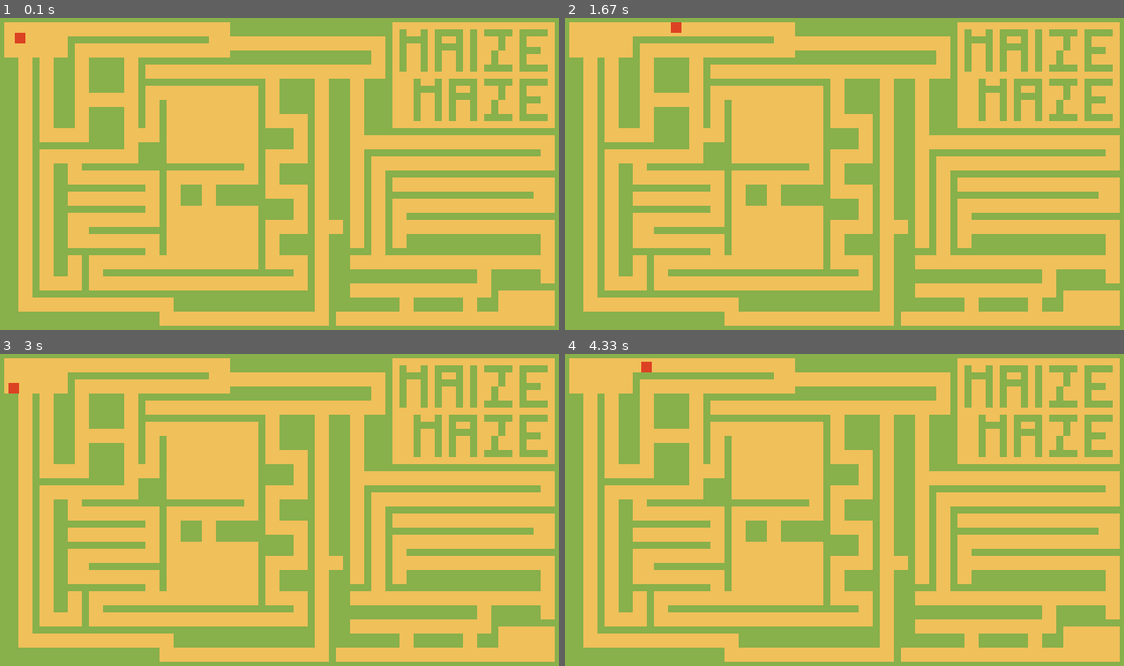
Above: before the commit, frames 1-4 (two rows, left to right).
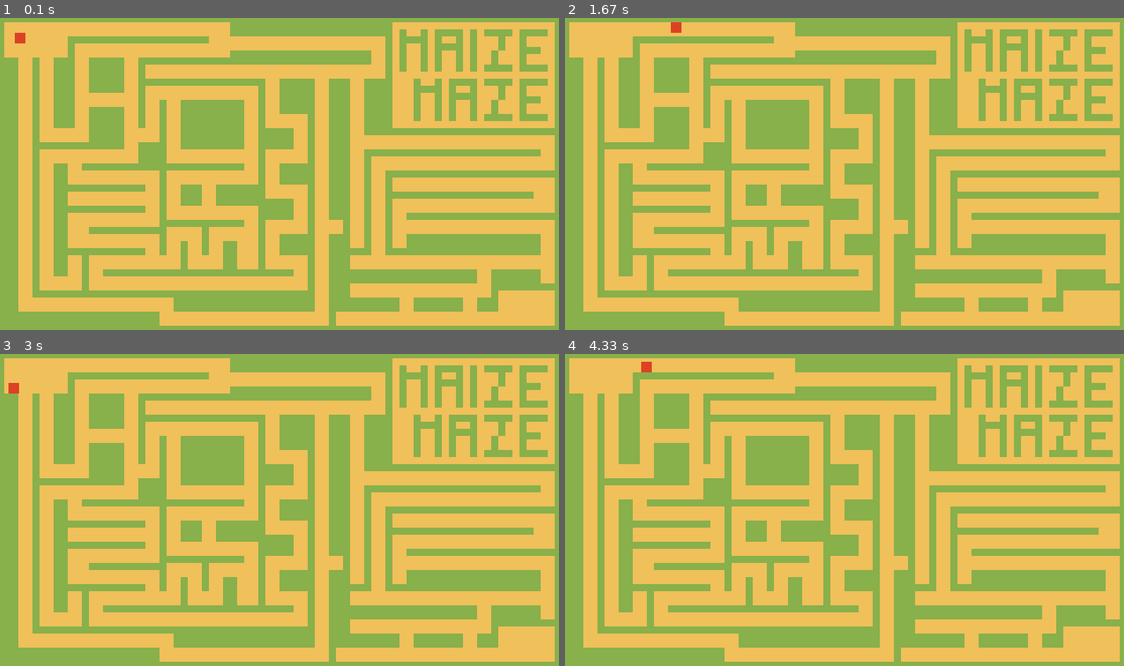
Above: after the commit, the same moments.

Repository: UCHMS19-20/final-project-wfelcone
Game: pygame game, started from src/game_here.py
Two runs of this game, one before a commit and one after it. Both use one fixed random seed, a clock stepped at 60 frames per second and the inputs below.
Inputs:
- Up to frame 1 (0.1 s): no input
- Up to frame 2 (1.67 s): hold Right 0.33-0.8 s; hold Up 0.83-1.13 s; hold Right 1.17-1.63 s
- Up to frame 3 (3 s): hold Left 1.67-2.2 s; hold Down 2.23-2.53 s; hold Left 2.57-2.97 s
- Up to frame 4 (4.33 s): hold Up 3-3.37 s; hold Right 3.4-4.03 s; hold Down from 4.07 s (still down)

The runs differ from the first frame. In frame 1, 2.6% of the frame differs, in the area x 29-44%, y 26-81%; in frame 2, 2.6%; in frame 3, 2.6%; in frame 4, 2.6%.

Commit message:
finished map

Diff:
--- a/src/game_here.py
+++ b/src/game_here.py
@@ -4,10 +4,8 @@
 # -- Global constants
 
 # Colors
-classic_blue = (15, 76, 129)
 tangerine_tango = (221, 65, 36)
 greenery = (136, 176, 75)
-serenity = (176, 205, 223)
 mimosa = (240, 192, 90)
 
 # Screen dimensions
@@ -20,7 +18,6 @@
 
 pygame.display.set_caption('Maize Maze™ by Kojima Productions')
 
-clock = pygame.time.Clock()
 
 class Player(pygame.sprite.Sprite):
     """ This class represents the bar at the bottom that the player
@@ -79,6 +76,7 @@
         self.rect.y = y
         self.rect.x = x
 
+
 all_sprite_list = pygame.sprite.Group()
 
 wall_list = pygame.sprite.Group()
@@ -342,6 +340,26 @@
 all_sprite_list.add(wall)
 
 wall = Wall(100, 270, 110, 10)
+wall_list.add(wall)
+all_sprite_list.add(wall)
+
+wall = Wall(240, 290, 110, 10)
+wall_list.add(wall)
+all_sprite_list.add(wall)
+
+wall = Wall(260, 320, 10, 40)
+wall_list.add(wall)
+all_sprite_list.add(wall)
+
+wall = Wall(290, 300, 10, 40)
+wall_list.add(wall)
+all_sprite_list.add(wall)
+
+wall = Wall(320, 320, 20, 40)
+wall_list.add(wall)
+all_sprite_list.add(wall)
+
+wall = Wall(260, 120, 90, 70)
 wall_list.add(wall)
 all_sprite_list.add(wall)
 #---Letters-----------------------------------------------
@@ -543,12 +561,13 @@
 
     all_sprite_list.update()
 
+    pygame.time.delay(20)
+
     screen.fill(mimosa)
 
     all_sprite_list.draw(screen)
 
     pygame.display.flip()
 
-    clock.tick(50)
 
 pygame.quit()
--- a/src/settings.py
+++ /dev/null
@@ -1,53 +0,0 @@
-import pygame
-import sys
-
-#Settings
-
-clock = pygame.time.Clock()
-pygame.init()
-screen = pygame.display.set_mode( (1000, 500) )
-pygame.display.set_caption("Fortnite 2")
-
-
-classic_blue = (15, 76, 129)
-tangerine_tango = (221, 65, 36)
-greenery = (136, 176, 75)
-serenity = (176, 205, 223)
-
-
-player = {
-    "width": 2,
-    "height": 5,
-    "x": 250,
-    "y": 250,
-    "velocity": 20
-}
-
-while True:
-    for event in pygame.event.get():
-        if event.type==pygame.QUIT:
-            sys.exit()
-
-    keys = pygame.key.get_pressed()
-
-    if keys[pygame.K_LEFT]:
-        player["x"] -= player["velocity"]
-
-    if keys[pygame.K_RIGHT]:
-        player["x"] += player["velocity"]
-
-    if keys[pygame.K_UP]:
-        player["y"] -= player["velocity"]
-
-    if keys[pygame.K_DOWN]:
-        player["y"] += player["velocity"]
-
-    pygame.time.delay(100)
-    screen.fill(serenity)
-    textsurface = myfont.render("FORTNITE 2", False, (classic_blue))
-    screen.blit(textsurface, (350, 10))
-    pygame.display.flip()
-
-    pygame.draw.rect(screen, (tangerine_tango), (player["x"], player["y"], player["width"], player["height"]))
-    pygame.draw.rect(screen,(255,0,255),(20,20, 20,20))
-    pygame.display.update()
